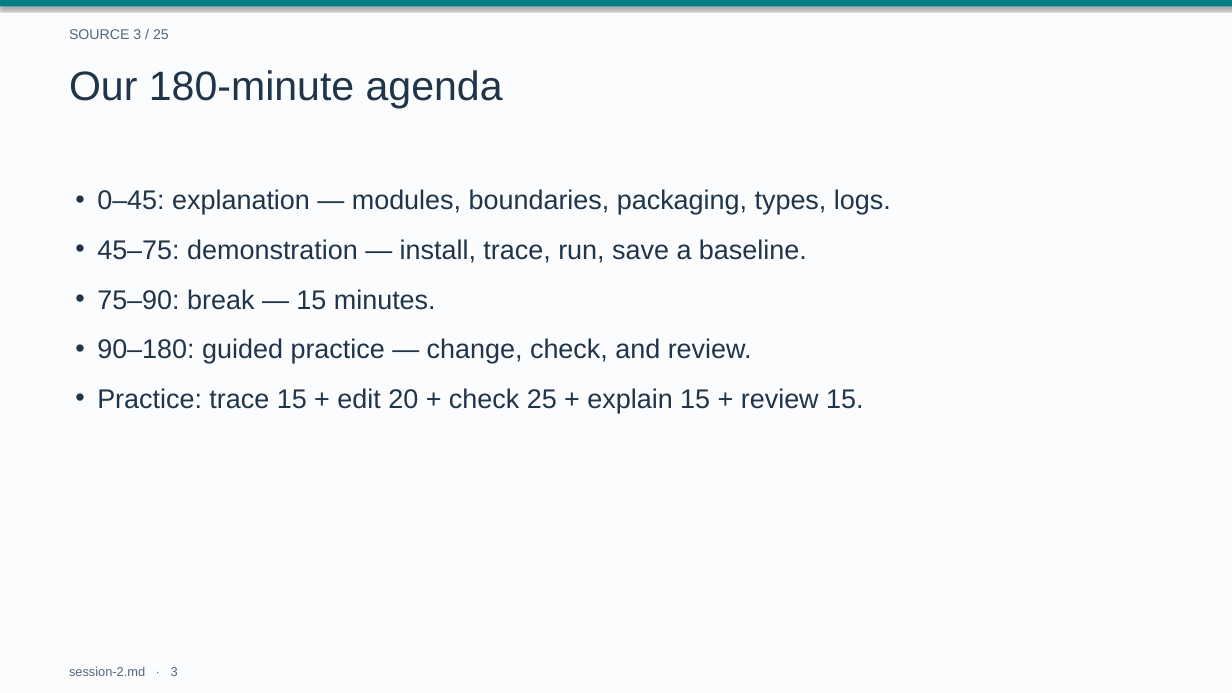
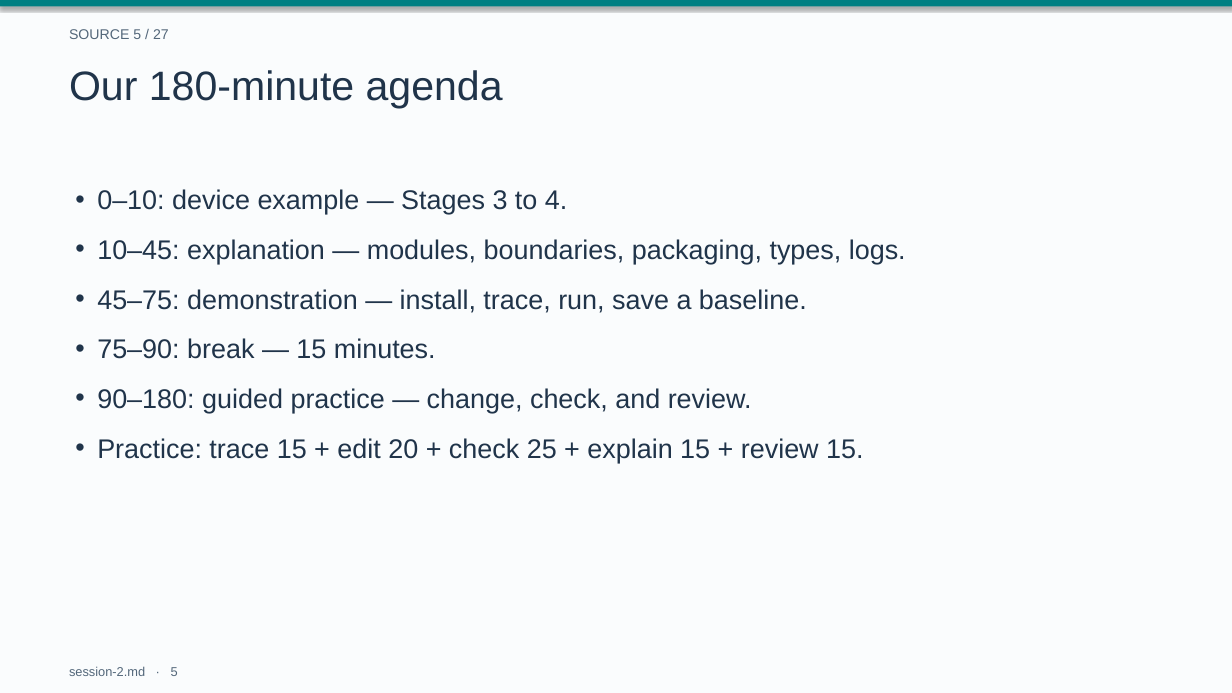
Before and after one commit to drweihungpan-lab/3R-teaching, a slide deck: slide 5 of materials/slides/session-2.pptx (slide 3 before the commit). Drawn at 1232x693 pixels with LibreOffice and Linux fonts; fonts in the diff are those of the drawing. Boxes give left, top, right and bottom in pixels: in the first picture for what was removed or moved away, otherwise in the second. Text is boxed around its words. In the diff, an @@ line names an element or a change of style, - is before the commit and + after.

```diff
--- a/materials/slides/session-2.pptx
+++ b/materials/slides/session-2.pptx
@@ text at box(69, 29, 169, 39): text changed @@
-SOURCE 3 / 25
+SOURCE 5 / 27
@@ text added at box(97, 189, 567, 214), 21 pt, text #20344A @@
+• 0–10: device example — Stages 3 to 4.
@@ text at box(97, 239, 906, 264): text changed @@
-• 0–45: explanation — modules, boundaries, packaging, types, logs.
+• 10–45: explanation — modules, boundaries, packaging, types, logs.
@@ 4 texts: place and size @@
-4 texts at box(97, 239, 863, 413)
+4 texts at box(97, 289, 863, 463)
@@ text at box(69, 666, 178, 676): text changed @@
-session-2.md · 3
+session-2.md · 5
```
Also in this commit, not shown: 33 other slides changed, 2 slides added, 2 other files.
